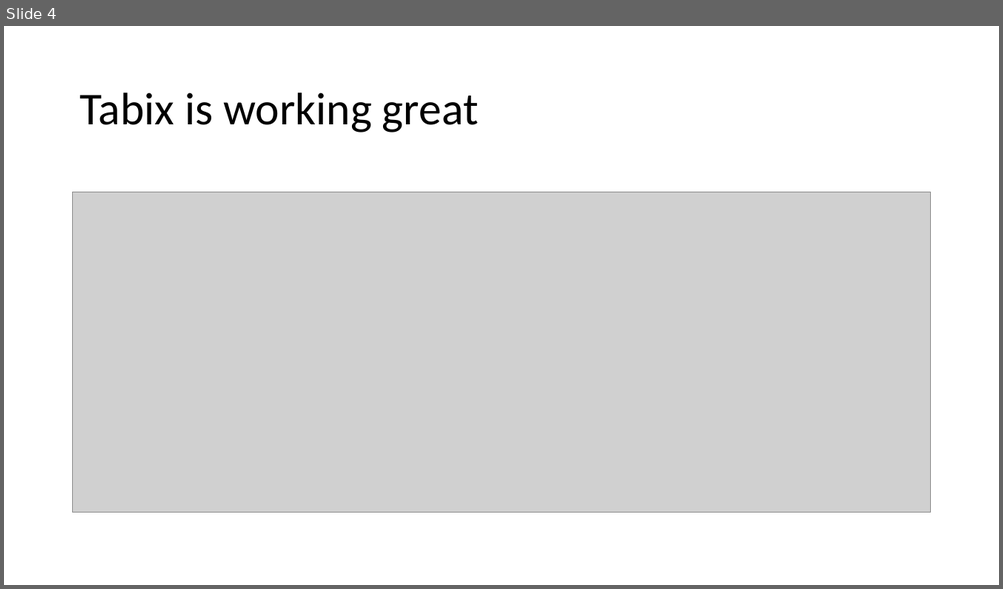
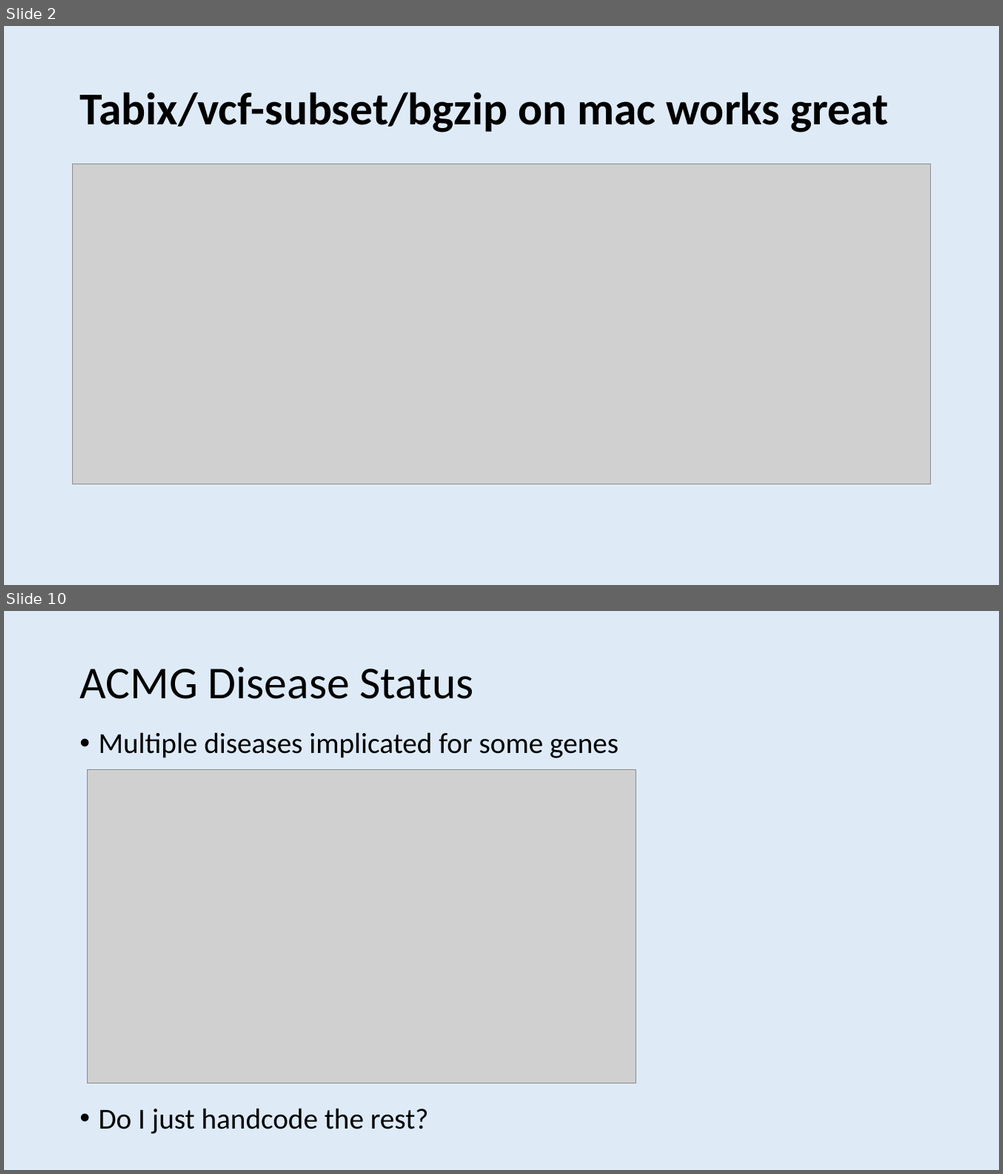
Before and after one commit to dfan/HST-2016, a slide deck: week_5/Presentation_week_5.pptx. Shown one above the other, each under a label of ours: slide 4 before the commit, slides 2 and 10 after it; the slides between them are not shown. The pictures are 1003x589 and 1003x1174 pixels, drawn with LibreOffice and Linux fonts; fonts in the diff are those of the drawing; grey boxes stand for pictures. Boxes give left, top, right and bottom in pixels: in the first picture for what was removed or moved away, otherwise in the second. Text is boxed around its words. In the diff, an @@ line names an element or a change of style, - is before the commit and + after.

```diff
--- a/week_5/Presentation_week_5.pptx
+++ b/week_5/Presentation_week_5.pptx
@@ slide 10 added at (4,611,999,1170), background #DEEBF7 @@
@@ title added at (79,667,474,699), 44 pt, text #000000 @@
+ACMG Disease Status
@@ text added at (99,732,618,1134), 28 pt, text #000000 @@
+• Multiple diseases implicated for some genes
+• Do I just handcode the rest?
@@ picture added at (87,770,636,1084) @@
@@ what was slide 4 is now slide 2 @@
@@ slide 2 changed as well @@
@@ background #FFFFFF to #DEEBF7 @@
@@ title at (79,92,888,133): text changed; bold on @@
-Tabix is working great
+Tabix/vcf-subset/bgzip on mac works great
@@ picture: place and size @@
-picture at (73,192,930,513)
+picture at (73,164,930,485)
```
Also in this commit, not shown: 1 other slide changed, 8 other slides added, 3 slides removed, 5 other files.
